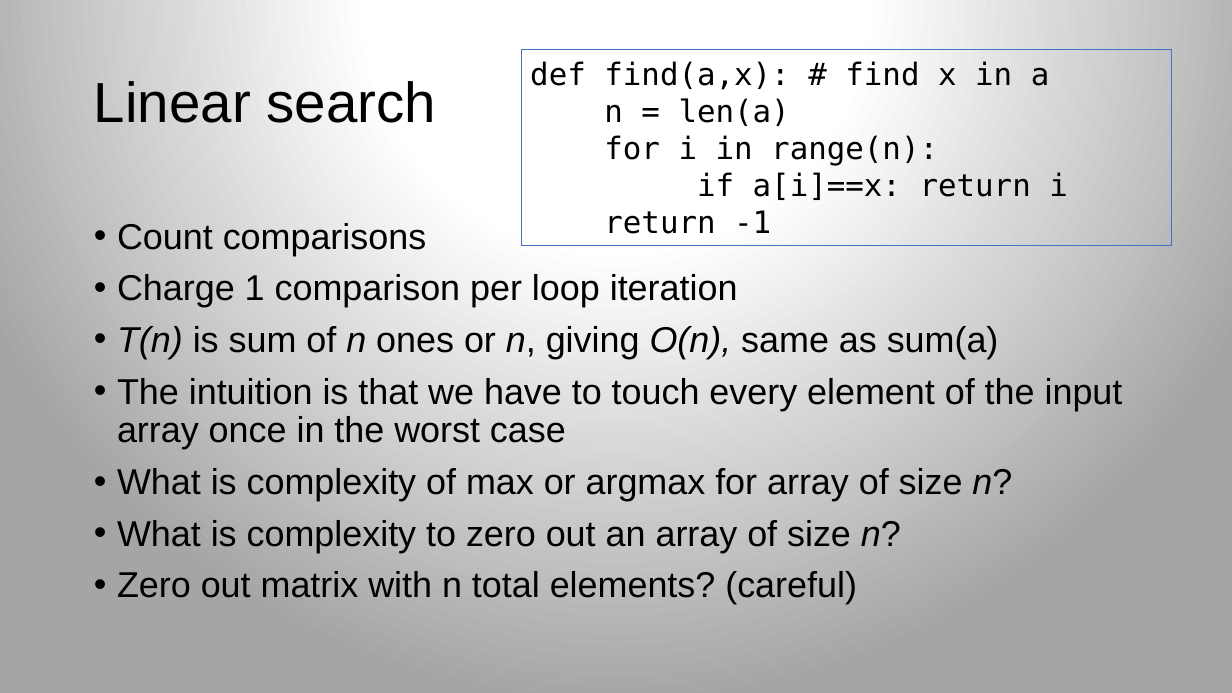
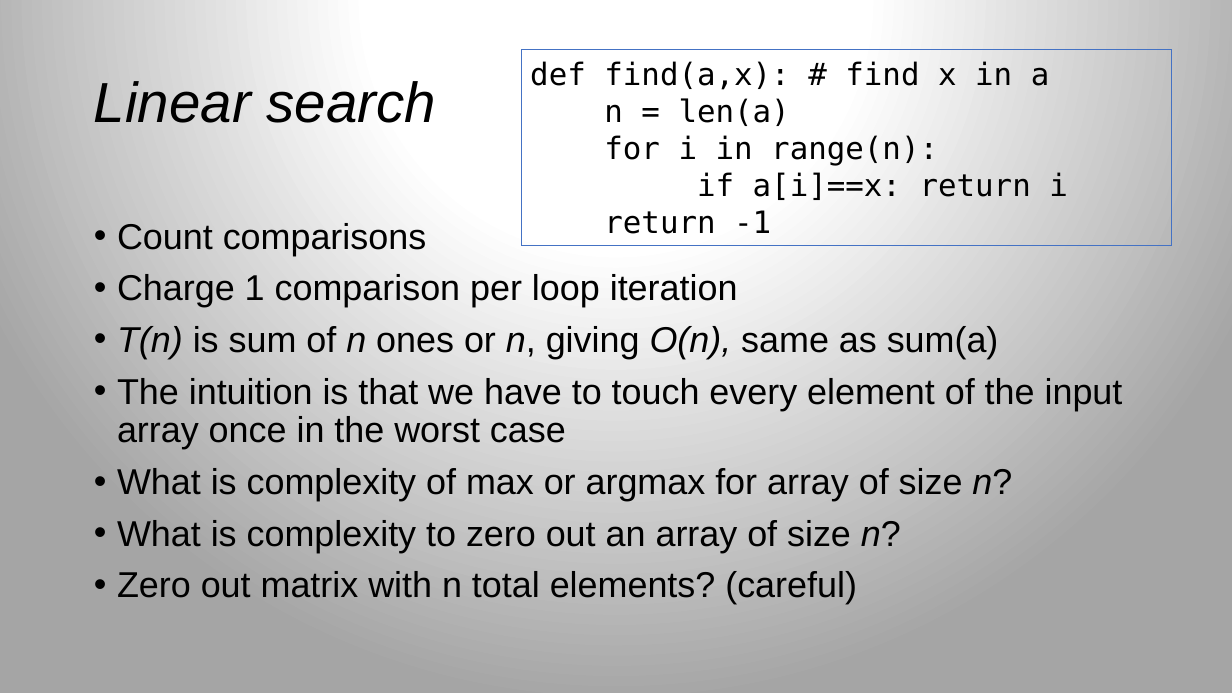
Before and after one commit to parrt/msds689, a slide deck: slide 14 of notes/complexity.pptx. Drawn at 1232x693 pixels with LibreOffice and Linux fonts; fonts in the diff are those of the drawing; background and template pictures are left out. Boxes give left, top, right and bottom in pixels: in the first picture for what was removed or moved away, otherwise in the second. Text is boxed around its words. In the diff, an @@ line names an element or a change of style, - is before the commit and + after.

```diff
--- a/notes/complexity.pptx
+++ b/notes/complexity.pptx
@@ title "Linear search" at (x1=94, y1=81, x2=435, y2=123): italic on @@
```
Also in this commit, not shown: 4 other slides changed, 6 slides added, 3 other files.
